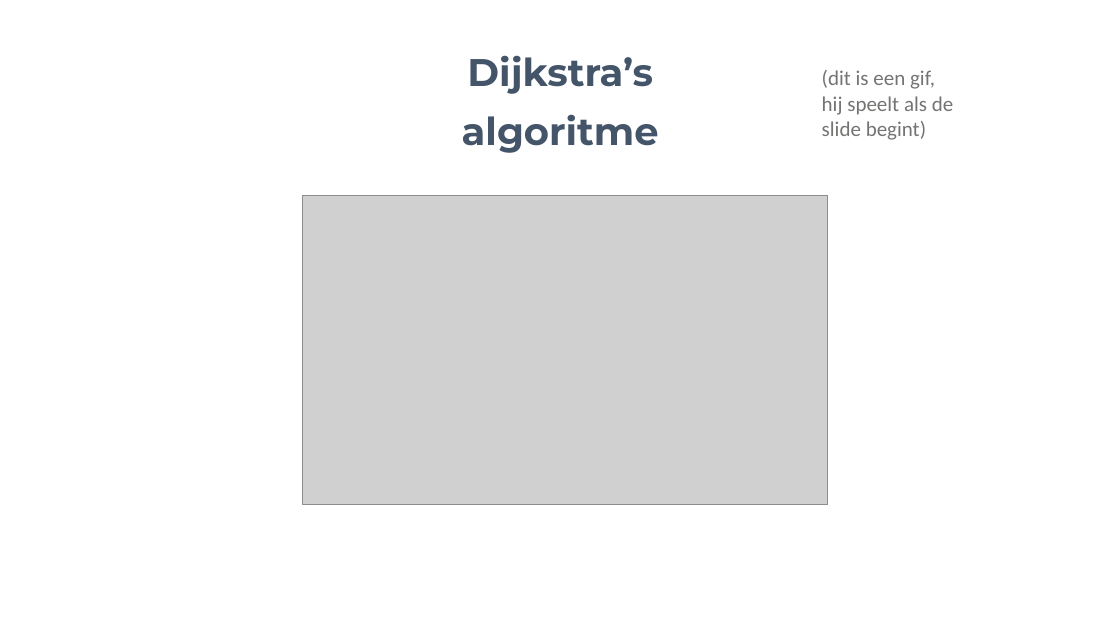
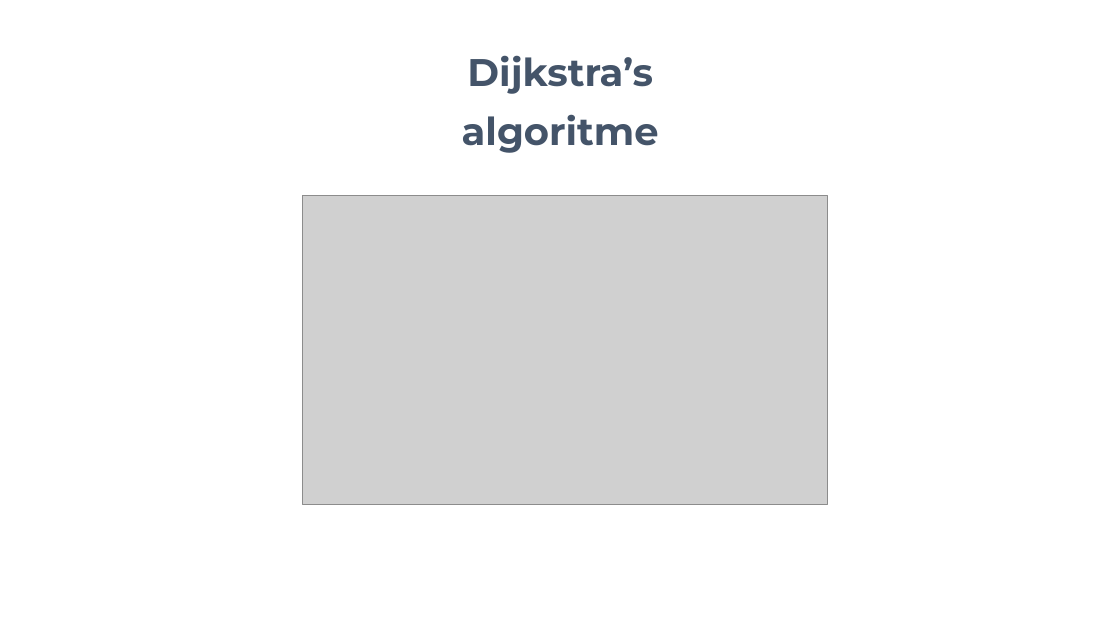
Before and after one commit to KevinVuongly/ProgrAmsterdam, a slide deck: slide 6 of RushHour presentatie 2.pptx. Drawn at 1120x630 pixels with LibreOffice and Linux fonts; fonts in the diff are those of the drawing; grey boxes stand for pictures. Boxes give left, top, right and bottom in pixels: in the first picture for what was removed or moved away, otherwise in the second. Text is boxed around its words. In the diff, an @@ line names an element or a change of style, - is before the commit and + after.

```diff
--- a/RushHour presentatie 2.pptx
+++ b/RushHour presentatie 2.pptx
@@ text removed at [822,70,953,140] @@
-(dit is een gif, hij speelt als de slide begint)
```
Also in this commit, not shown: 2 other slides changed, 2 slides added, 1 slide removed, 1 other file.
